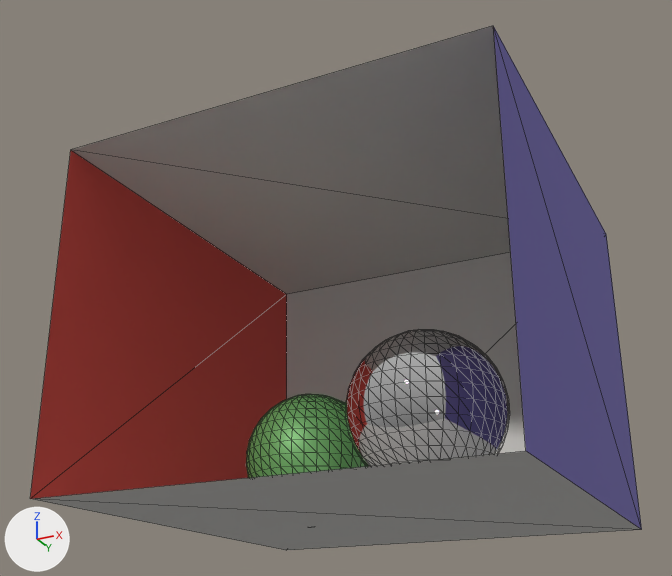
An edit to the OBJ model assets/scenes/cornell_box_sphere/CornellBox-Sphere.obj, drawn before and after from the same camera.
Rendered twice from a 50 mm lens placed at (1.752, -3.8, -0.607), pointed at (-0.085, -0.126, 1.047). Lighting does not change. The marker at lower left points along +X, +Y and +Z. Mesh edges are drawn as thin lines. Where no turn or scale is listed for an object, it has been applied to the vertices. Vertices at the same position are counted once.

Script lines for the objects in view, before the commit:
```python
me_cornellbox_sphere = bpy.data.meshes.new('CornellBox-Sphere')
me_cornellbox_sphere.from_pydata(...)  # 1100 vertices, 2186 faces; spans x -1.02..1.0, y -0.99..1.04, z 0.0..1.59
# faces by material slot: [1088, 1088, 2, 2, 2, 2, 2]
me_cornellbox_sphere.materials.append(mat_leftsphere)  # green #70af66
me_cornellbox_sphere.materials.append(mat_rightsphere)  # white #e7e7e7
me_cornellbox_sphere.materials.append(mat_floor)  # light grey #dddbd7
me_cornellbox_sphere.materials.append(mat_ceiling)  # light grey #dddbd7
me_cornellbox_sphere.materials.append(mat_backwall)  # light grey #dddbd7
me_cornellbox_sphere.materials.append(mat_rightwall)  # blue #7066af
me_cornellbox_sphere.materials.append(mat_leftwall)  # red #d0483f
ob_cornellbox_sphere = bpy.data.objects.new('CornellBox-Sphere', me_cornellbox_sphere)
ob_cornellbox_sphere.location = (0.0, 0.0, 0.0)
```
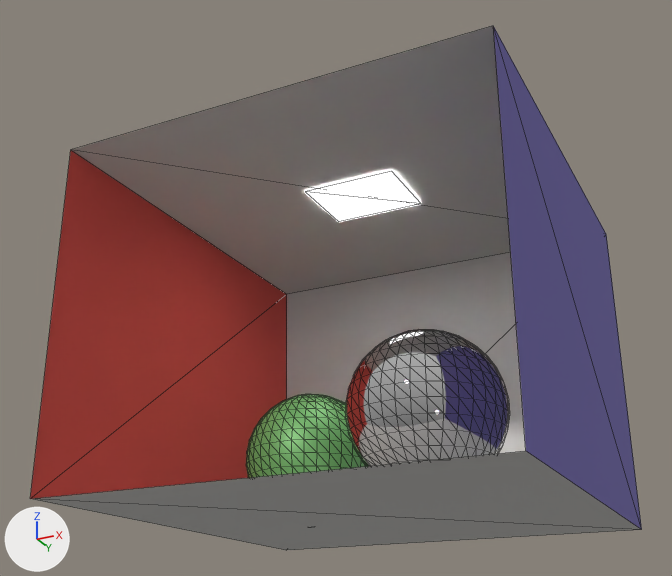
Location of each change, (x1, y1, x2, y2) in pixels of the pictures (672 x 576 px):
part 1 of me_cornellbox_sphere, added
    after: (306, 171, 421, 222)

The change in detail:
Material 'light' (mat_light) is new.
Its base color is (1.0, 1.0, 1.0) (white #ffffff).
Its roughness is 0.9.
Its emission strength is 10.0.
me_cornellbox_sphere has 1100 vertices, 2186 faces and spans x -1.02..1.0, y -0.99..1.04, z 0.0..1.59.
me_cornellbox_sphere is used by ob_cornellbox_sphere; location (0.0, 0.0, 0.0).
Verts and faces of me_cornellbox_sphere; kept vertices keep their numbers, new ones are numbered from 1100.
Part 1, on me_cornellbox_sphere:
New vertex 1100 is at (0.23, 0.22, 1.58), pixel (421, 203).
New vertex 1101 is at (0.23, -0.16, 1.58), pixel (391, 171).
New vertex 1102 is at (-0.24, -0.16, 1.58), pixel (305, 191).
New vertex 1103 is at (-0.24, 0.22, 1.58), pixel (338, 221).
New faces: (1100, 1101, 1102), (1100, 1102, 1103) (mat_light (white #ffffff)).
me_cornellbox_sphere now uses material mat_light (white #ffffff).
